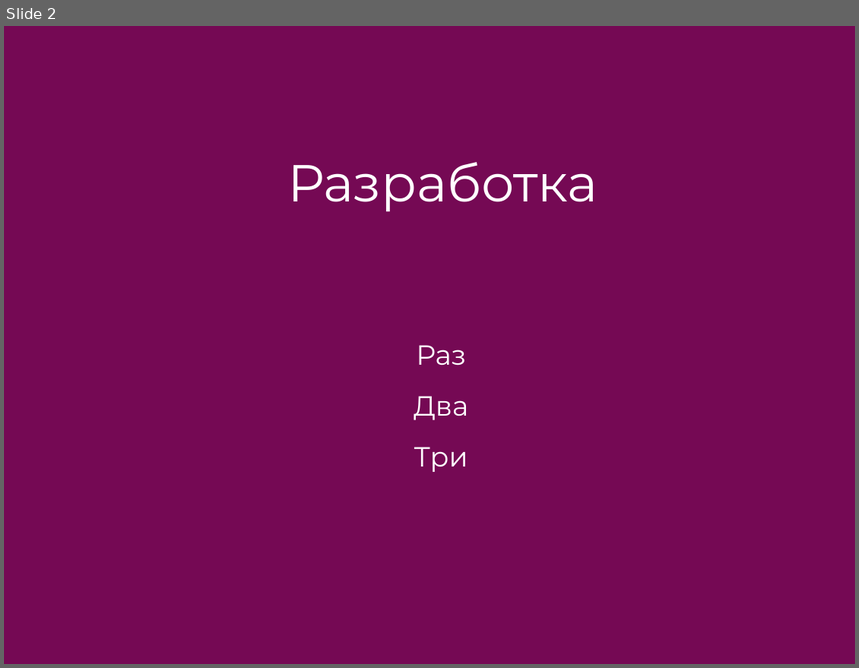
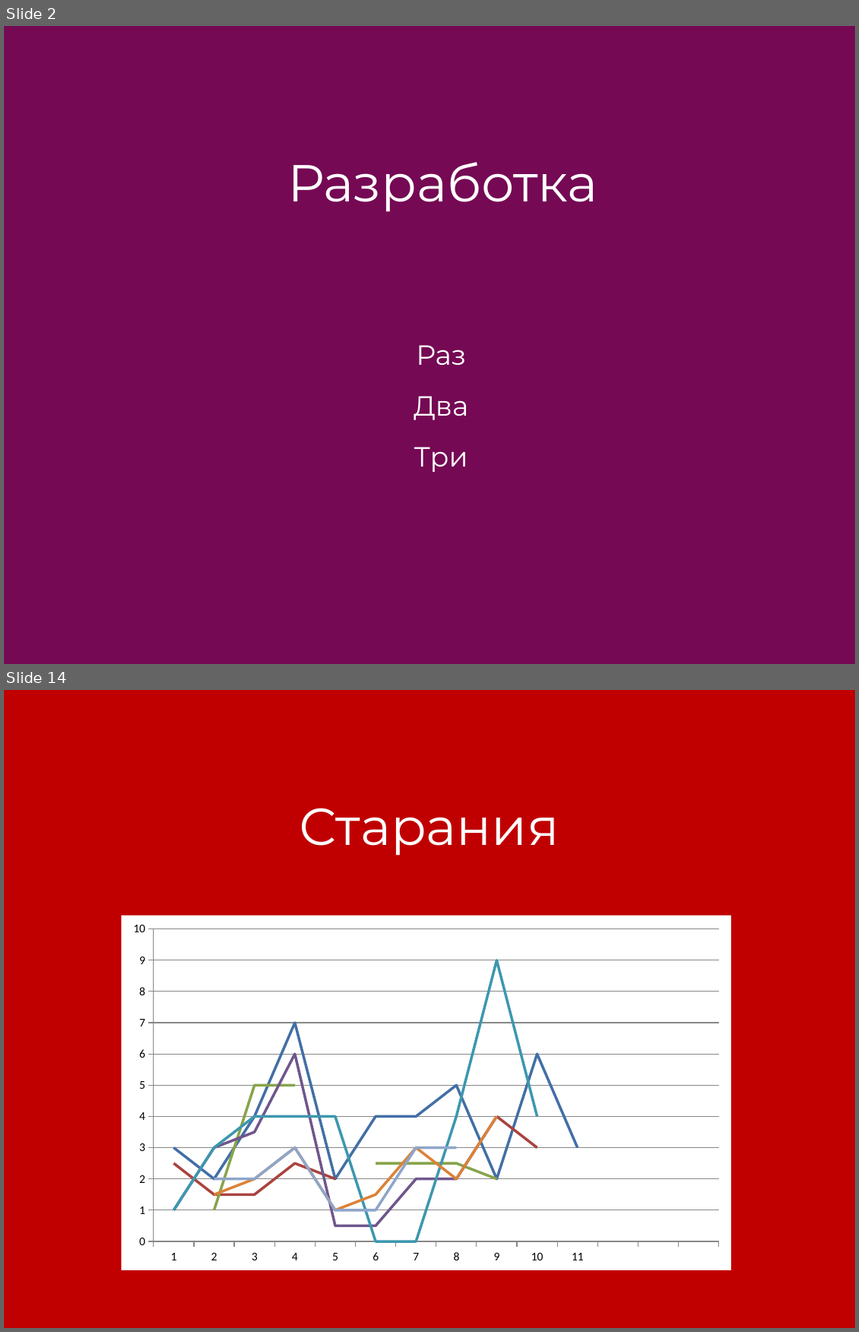
Before and after one commit to Nightblade73/SimpleAudioEditor, a slide deck: PP.pptx. Shown one above the other, each under a label of ours: slide 2 before the commit, slides 2 and 14 after it; the slides between them are not shown. The pictures are 859x668 and 859x1332 pixels, drawn with LibreOffice and Linux fonts; fonts in the diff are those of the drawing. Boxes give left, top, right and bottom in pixels: in the first picture for what was removed or moved away, otherwise in the second. Text is boxed around its words. In the diff, an @@ line names an element or a change of style, - is before the commit and + after.

```diff
--- a/PP.pptx
+++ b/PP.pptx
@@ slide 14 added at (4,690,855,1328), background #C00000 @@
@@ title added at (300,808,560,856), 44 pt, text #FFFFFF @@
+Старания
@@ line chart added at (122,916,732,1271) @@
+categories: 1, 2, 3, 4, 5, 6, 7, 8, 9, 10, 11, 12, 13, 14
+Series 1: 3, 2, 4, 7, 2, 4, 4, 5, 2, 6, 3, -, -, -
+Series 2: 2.5, 1.5, 1.5, 2.5, 2, -, 5, -, 4, 3, -, -, -, -
+Series 3: -, 1, 5, 5, -, 2.5, 2.5, 2.5, 2, -, -, -, -, -
+Series 4: 1, 3, 3.5, 6, 0.5, 0.5, 2, 2, 4, -, -, -, -, -
+Series 5: 1, 3, 4, 4, 4, 0, 0, 4, 9, 4, -, -, -, -
+Series 6: -, 1.5, 2, 3, 1, 1.5, 3, 2, 4, -, -, -, -, -
+Series 7: -, 2, 2, 3, 1, 1, 3, 3, -, -, -, -, -, -
```
Also in this commit, not shown: 1 slide changed, 13 other slides added, 1 other file.
